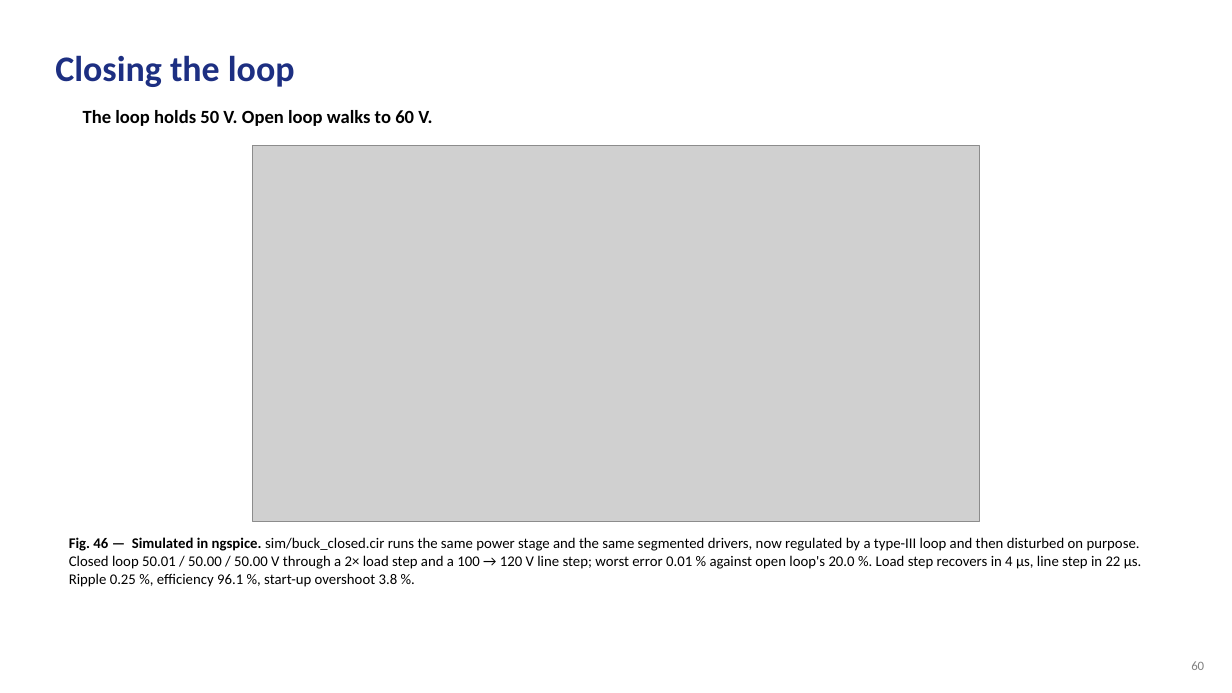
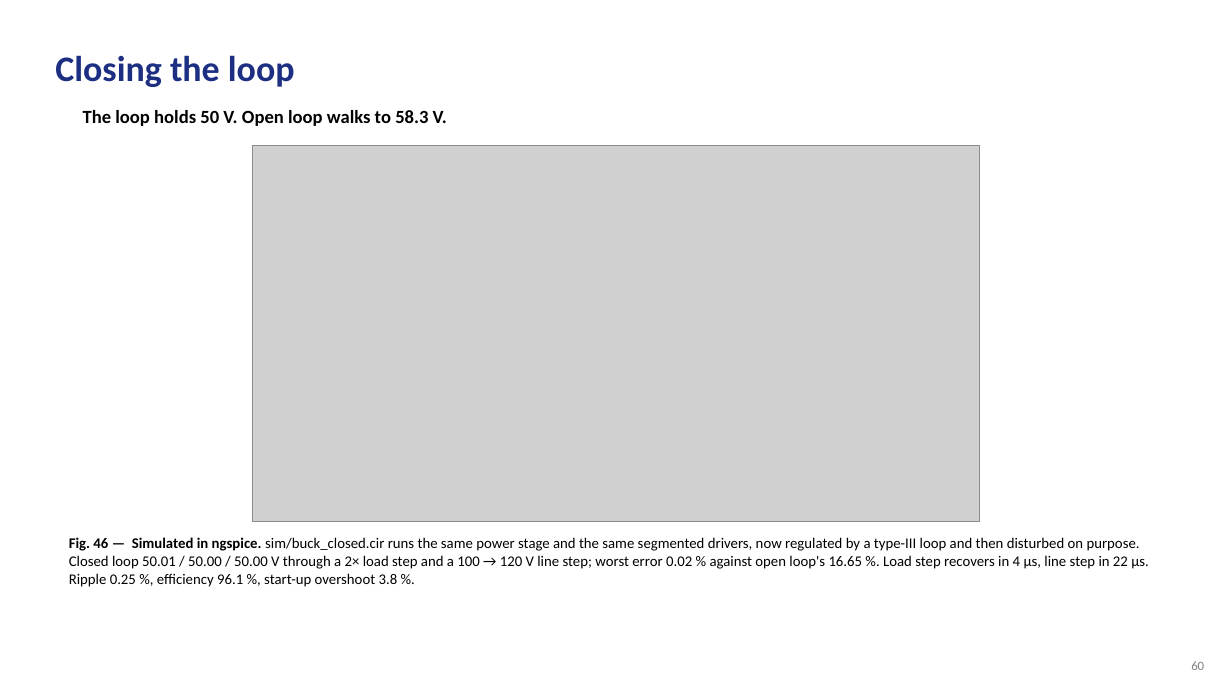
Before and after one commit to Amritha902/gan-driver, a slide deck: slide 60 of review/GaN_Review2_BACKUP.pptx. Drawn at 1232x693 pixels with LibreOffice and Linux fonts; fonts in the diff are those of the drawing; grey boxes stand for pictures. Boxes give left, top, right and bottom in pixels: in the first picture for what was removed or moved away, otherwise in the second. Text is boxed around its words. In the diff, an @@ line names an element or a change of style, - is before the commit and + after.

```diff
--- a/review/GaN_Review2_BACKUP.pptx
+++ b/review/GaN_Review2_BACKUP.pptx
@@ text at (x1=83, y1=110, x2=447, y2=126): text changed @@
-The loop holds 50 V. Open loop walks to 60 V.
+The loop holds 50 V. Open loop walks to 58.3 V.
@@ text at (x1=69, y1=537, x2=1149, y2=587): text changed @@
-Fig. 46 — Simulated in ngspice. sim/buck_closed.cir runs the same power stage and the same segmented drivers, now regulated by a type-III loop and then disturbed on purpose. Closed loop 50.01 / 50.00 / 50.00 V through a 2× load step and a 100 → 120 V line step; worst error 0.01 % against open loop's 20.0 %. Load step recovers in 4 µs, line step in 22 µs. Ripple 0.25 %, efficiency 96.1 %, start-up overshoot 3.8 %.
+Fig. 46 — Simulated in ngspice. sim/buck_closed.cir runs the same power stage and the same segmented drivers, now regulated by a type-III loop and then disturbed on purpose. Closed loop 50.01 / 50.00 / 50.00 V through a 2× load step and a 100 → 120 V line step; worst error 0.02 % against open loop's 16.65 %. Load step recovers in 4 µs, line step in 22 µs. Ripple 0.25 %, efficiency 96.1 %, start-up overshoot 3.8 %.
```
Also in this commit, not shown: 2 other slides changed, 6 other files.
